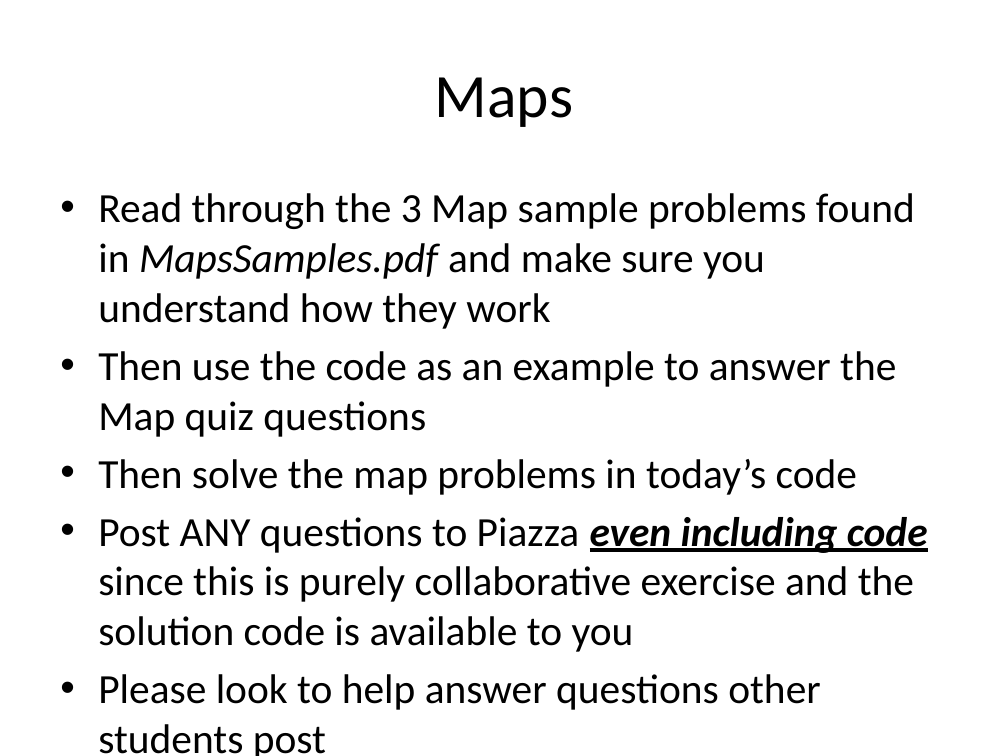
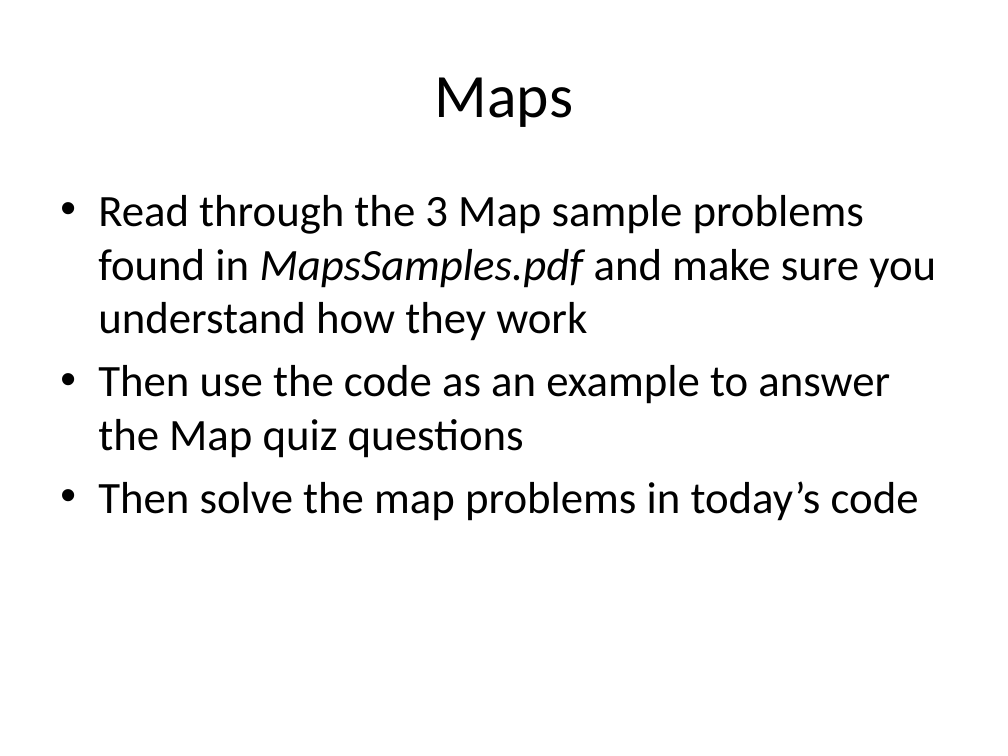
Before and after one commit to RHIT-CSSE/csse220, a slide deck: slide 9 of ClassMaterials/MapsAndObjectIntro/Slides/Part4-Maps.pptx. Drawn at 1008x756 pixels with LibreOffice and Linux fonts; fonts in the diff are those of the drawing. Boxes give left, top, right and bottom in pixels: in the first picture for what was removed or moved away, otherwise in the second. Text is boxed around its words. In the diff, an @@ line names an element or a change of style, - is before the commit and + after.

Commit message:
Update MapsAndObjectIntro slides for IntelliJ

```diff
--- a/ClassMaterials/MapsAndObjectIntro/Slides/Part4-Maps.pptx
+++ b/ClassMaterials/MapsAndObjectIntro/Slides/Part4-Maps.pptx
@@ text "Read through the 3 Map ..." at <box>98,195,936,521</box>: size 29.6 to 32 pt @@
@@ text at <box>98,517,928,756</box>: paragraphs removed @@
-• Post ANY questions to Piazza even including code since this is purely collaborative exercise and the solution code is available to you
-• Please look to help answer questions other students post
```
Also in this commit, not shown: 1 other slide changed, 3 other files.
